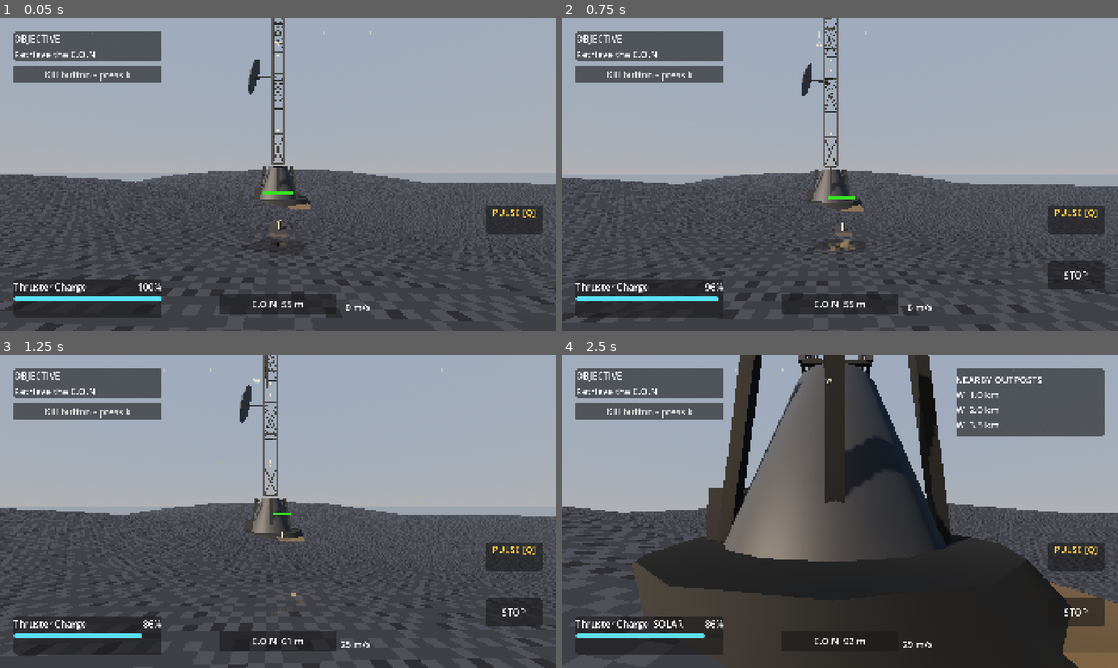
Above: before the commit, frames 1-4 (two rows, left to right).
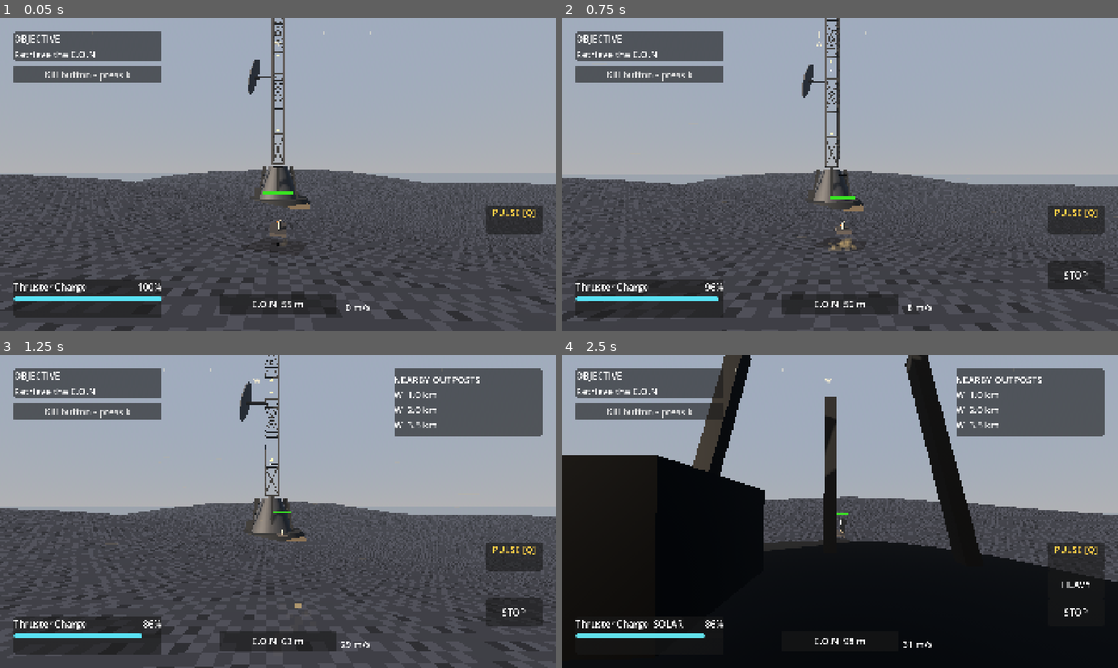
Above: after the commit, the same moments.

Repository: oleskulbru-commits/energy-glider
Game: Godot game, scene res://scenes/main.tscn
Same seed, same stepped clock (60 frames per second), same inputs: the game is played once before the commit and once after it.
Inputs (mouse positions are in pixels of both pictures, inside the frame that each line leads up to):
- Up to frame 1 (0.05 s): no input
- Up to frame 2 (0.75 s): move the mouse to (867, 174) at 0.52 s; hold W (move_forward) from 0.53 s (still down); hold Shift (boost) from 0.53 s (still down); click (867, 174) at 0.67 s
- Up to frame 3 (1.25 s): keep holding W (move_forward); keep holding Shift (boost); tap Space (jump) at 0.77 s
- Up to frame 4 (2.5 s): keep holding W (move_forward); move the mouse to (812, 511) at 1.27 s; release Shift (boost) at 1.28 s; tap Shift (boost) at 1.35, 2.3 s; tap Space (jump) at 1.52 s; move the mouse to (851, 505) at 2.02 s; hold E (interact) from 2.03 s (still down)

Frame 1 is identical in both runs. In frame 2, 2.6% of the frame differs, in the area x 0-100%, y 0-100%; in frame 3, 9.3%; in frame 4, 53%.

Commit message:
Refactor ground force calculations and enhance verification tests
- Updated compute_ground_force function to improve acceleration handling and prevent overshooting target speeds.
- Introduced a new verification test for ground boost acceleration to ensure correct application of BOOST_ACCEL under specific conditions.
- Adjusted parameter naming for clarity and consistency in the glider physics script.

Diff:
--- a/scripts/player/glider_physics.gd
+++ b/scripts/player/glider_physics.gd
@@ -250,7 +250,7 @@
 	return 0.0
 
 
-static func compute_ground_force(ctx: Context, mass: float, _delta: float) -> Vector3:
+static func compute_ground_force(ctx: Context, mass: float, delta: float) -> Vector3:
 	var h := horizontal_velocity(ctx.velocity)
 	var speed := h.length()
 	var target := target_horizontal_speed(ctx)
@@ -276,12 +276,15 @@
 
 	var desired_h := desired_dir * target
 	var delta_v := desired_h - h
-	if delta_v.length_squared() < 0.000001:
+	var err := delta_v.length()
+	if err < 0.000001:
 		return Vector3.ZERO
-	if delta_v.length() > rate:
-		delta_v = delta_v.normalized() * rate
-
-	var force := delta_v * mass
+
+	## rate is m/s²; clamp this frame's Δv so we don't overshoot the target.
+	var dt := maxf(delta, 0.0001)
+	var step := minf(err, rate * dt)
+	var accel := step / dt
+	var force := delta_v.normalized() * accel * mass
 	var tangent := force.slide(ctx.ground_normal)
 	if tangent.length_squared() > 0.0001:
 		return tangent
--- a/scripts/player/verify_glider.gd
+++ b/scripts/player/verify_glider.gd
@@ -100,6 +100,7 @@
 func _run_tests() -> void:
 	_verify_chase_camera_math()
 	_verify_boost_climb_target_speed()
+	_verify_ground_boost_accel_rate()
 	await _verify_hover_rest()
 	await _verify_hover_settle_from_high()
 	await _verify_terrain_probes_math()
@@ -161,6 +162,28 @@
 	)
 
 
+func _verify_ground_boost_accel_rate() -> void:
+	## Far from boost max, ground force must apply full BOOST_ACCEL (m/s²), not speed-error.
+	var ctx := GliderPhysicsScript.Context.new()
+	ctx.ground_normal = Vector3.UP
+	ctx.forward_held = true
+	ctx.boost_active = true
+	ctx.board_forward = Vector3(0.0, 0.0, 1.0)
+	ctx.thrust_forward = Vector3(0.0, 0.0, 1.0)
+	ctx.downhill = Vector3.ZERO
+	ctx.slope_grade = 0.0
+	var cruise := GliderPhysicsScript.flat_max_speed(false)
+	ctx.velocity = Vector3(0.0, 0.0, cruise)
+	var force := GliderPhysicsScript.compute_ground_force(ctx, 90.0, PHYSICS_DT)
+	var accel := force.length() / 90.0
+	_fail_unless(
+		absf(accel - GliderPhysicsScript.BOOST_ACCEL) < 0.05,
+		"Ground boost from cruise should apply BOOST_ACCEL (got %.2f, want %.2f)" % [
+			accel, GliderPhysicsScript.BOOST_ACCEL
+		]
+	)
+
+
 func _verify_chase_camera_math() -> void:
 	var diff := GliderCameraScript.angle_diff(0.0, PI * 0.5)
 	_fail_unless(absf(diff - PI * 0.5) < 0.001, "angle_diff should return shortest delta (got %.3f)" % diff)
